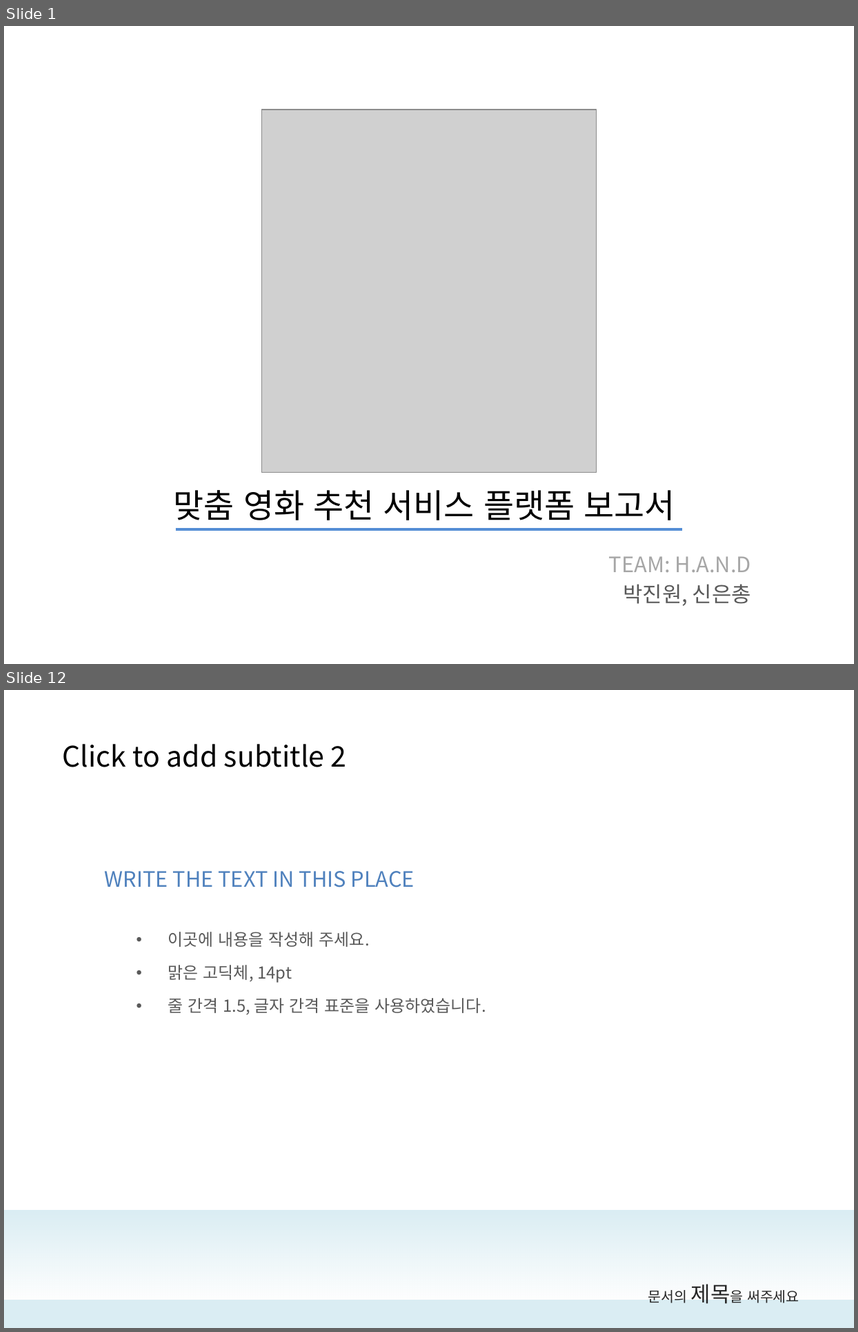
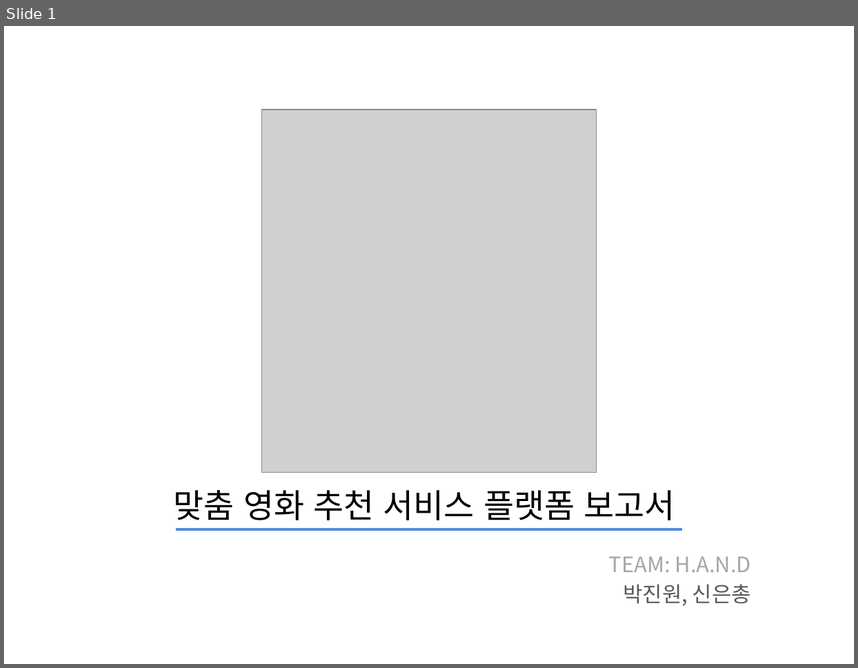
Before and after one commit to chongs02/final_project, a slide deck: DataScience/Documents/결과보고서.pptx. Shown one above the other, each under a label of ours: slides 1 and 12 before the commit, slide 1 after it; the slides between them are not shown. The pictures are 858x1332 and 858x668 pixels, drawn with LibreOffice and Linux fonts; fonts in the diff are those of the drawing; grey boxes stand for pictures. Boxes give left, top, right and bottom in pixels: in the first picture for what was removed or moved away, otherwise in the second. Text is boxed around its words. In the diff, an @@ line names an element or a change of style, - is before the commit and + after.

```diff
--- a/DataScience/Documents/결과보고서.pptx
+++ b/DataScience/Documents/결과보고서.pptx
@@ slide 12 removed at <box>4,690,854,1328</box>, background #FFFFFF @@
@@ text removed at <box>63,744,347,767</box> @@
-Click to add subtitle 2
@@ text removed at <box>105,871,415,887</box> @@
-WRITE THE TEXT IN THIS PLACE
@@ text removed at <box>168,931,487,1014</box> @@
-• 이곳에 내용을 작성해 주세요.
-• 맑은 고딕체, 14pt
-• 줄 간격 1.5, 글자 간격 표준을 사용하였습니다.
@@ rectangle removed at <box>4,1210,854,1328</box> @@
@@ rectangle removed at <box>4,1210,854,1299</box> @@
@@ text removed at <box>648,1283,799,1303</box> @@
-문서의 제목을 써주세요
```
Also in this commit, not shown: 3 slides changed, 9 slides added, 28 other slides removed, 15 other files.
